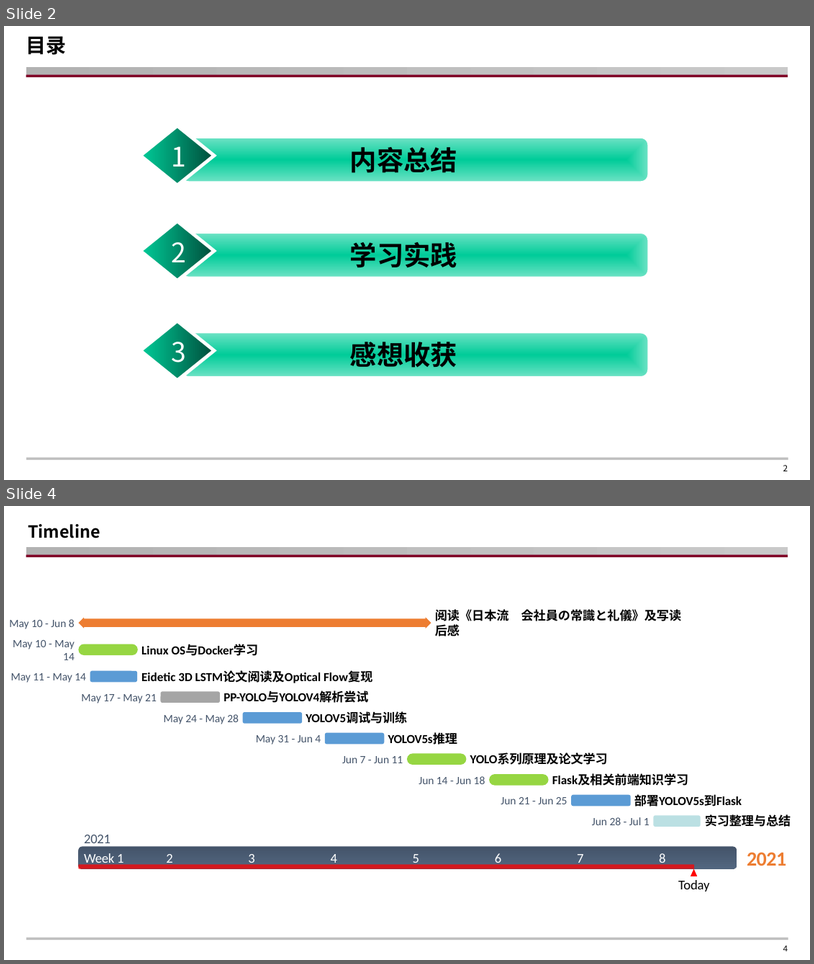
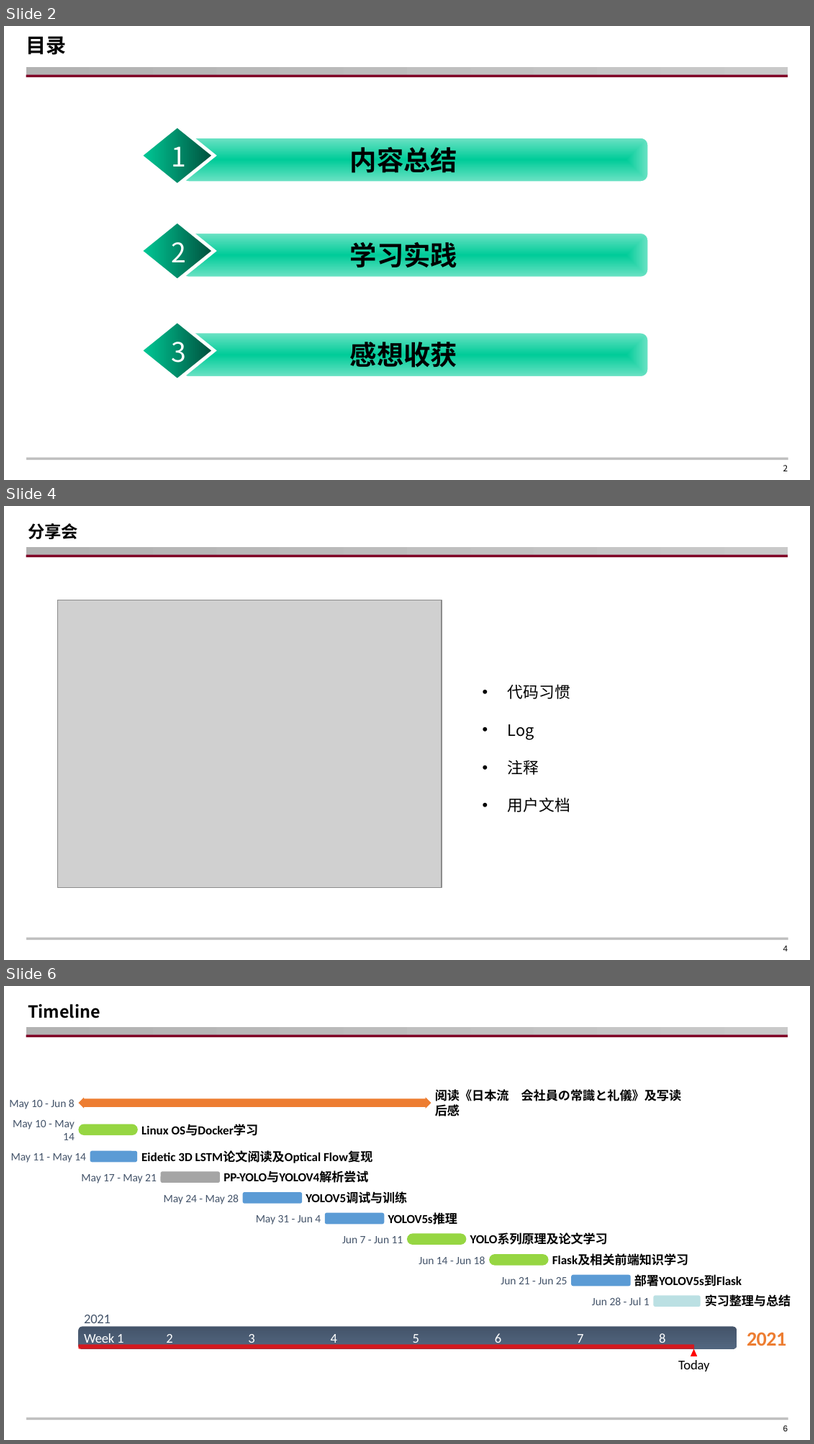
Before and after one commit to WSpie/Tour_plan_Flask, a slide deck: Internship_presentation_LipaiHuang.pptx. Shown one above the other, each under a label of ours: slides 2 and 4 before the commit, slides 2, 4 and 6 after it; the slides between them are not shown. The pictures are 814x964 and 814x1444 pixels, drawn with LibreOffice and Linux fonts; fonts in the diff are those of the drawing; grey boxes stand for pictures; background and template pictures are left out. Boxes give left, top, right and bottom in pixels: in the first picture for what was removed or moved away, otherwise in the second. Text is boxed around its words. In the diff, an @@ line names an element or a change of style, - is before the commit and + after.

```diff
--- a/Internship_presentation_LipaiHuang.pptx
+++ b/Internship_presentation_LipaiHuang.pptx
@@ slide 4 added at (4, 506, 810, 960), background #FFFFFF; not listed: 3 template elements that a slide beside it also shows @@
@@ title added at (28, 523, 78, 539), 15 pt, text #000000, bold @@
+分享会
@@ picture added at (58, 600, 442, 888) @@
@@ text added at (508, 684, 571, 812), 14 pt, text #000000 @@
+• 代码习惯
+• Log
+• 注释
+• 用户文档
@@ page number added at (784, 945, 788, 951), 7.5 pt, text #000000 @@
+4
@@ what was slide 4 is now slide 6 @@
@@ page number at (784, 1425, 788, 1431): text changed @@
-4
+6
```
Also in this commit, not shown: 8 slides changed, 3 slides removed.
